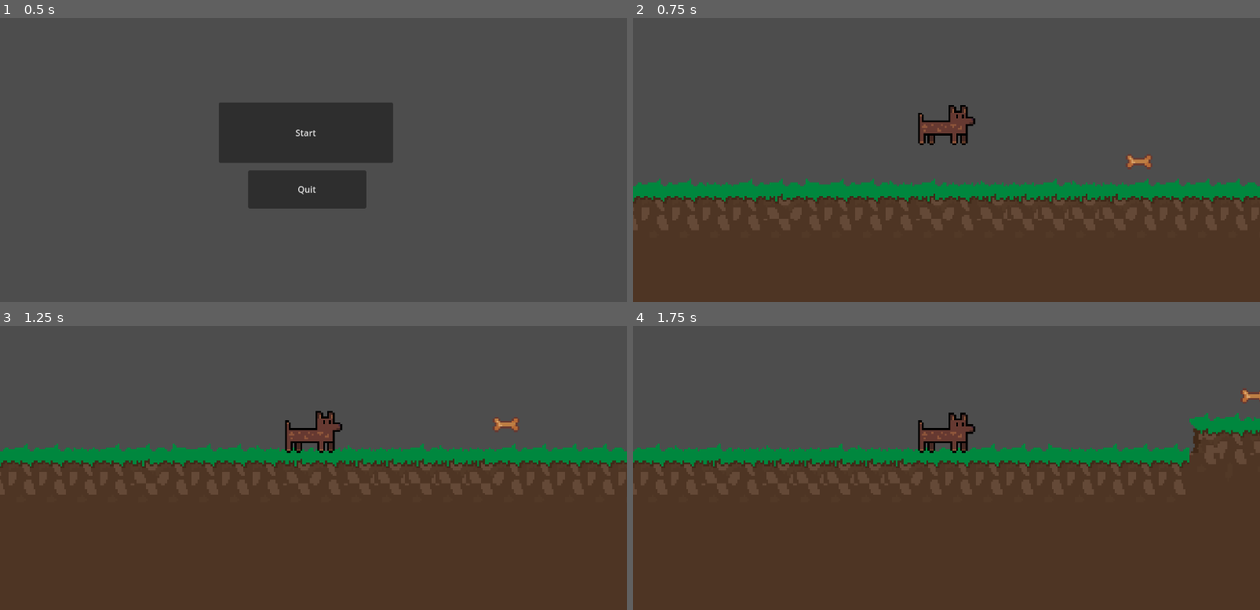
Above: before the commit, frames 1-4 (two rows, left to right).
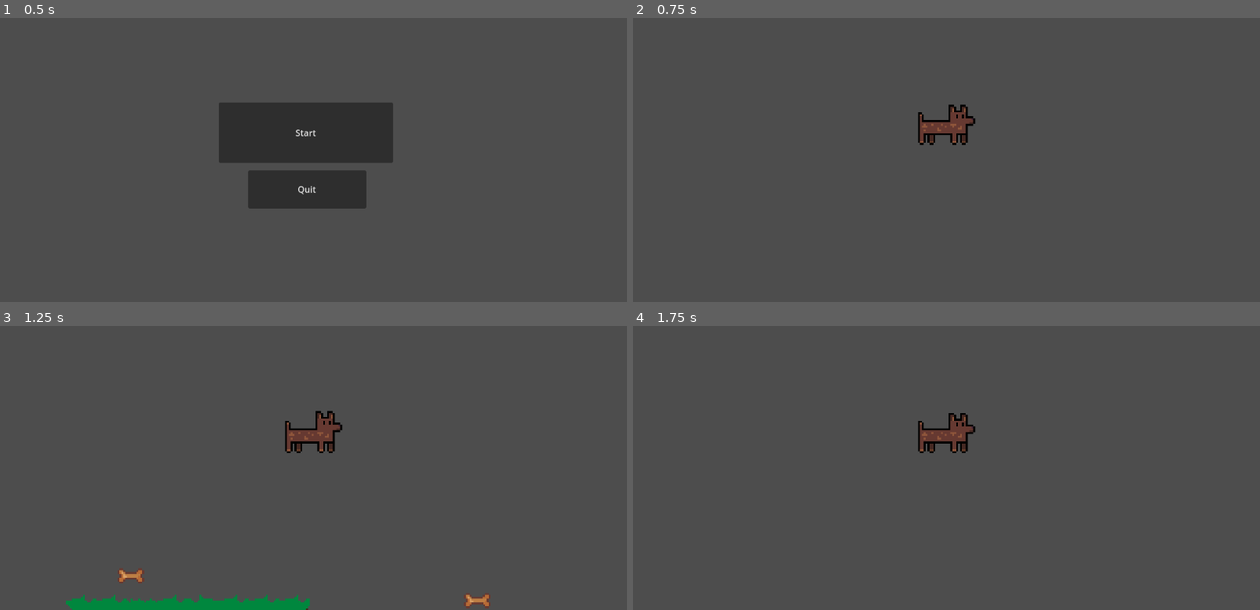
Above: after the commit, the same moments.

Repository: JhannerAlmeida/Dogo-Adventures
Game: Godot game, scene res://Scenes/main_menu.tscn
Two runs of this game, one before a commit and one after it. Both use one fixed random seed, a clock stepped at 60 frames per second and the inputs below.
Inputs:
- Up to frame 1 (0.5 s): no input
- Up to frame 2 (0.75 s): click "Start" at 0.5 s
- Up to frame 3 (1.25 s): no input
- Up to frame 4 (1.75 s): hold Right (ui_right) from 1.28 s (still down); hold R (resart) from 1.28 s (still down); tap Up (ui_up) at 1.52 s

Frame 1 is identical in both runs. In frame 2, 39% of the frame differs, in the area x 0-100%, y 30-100%; in frame 3, 54%; in frame 4, 55%, in the area x 0-100%, y 22-100%.

Commit message:
p
sf0jfgiopdahjp

Diff:
--- a/Levels/world.tscn
+++ b/Levels/world.tscn
@@ -986,7 +986,7 @@
 layer_0/tile_data = PackedInt32Array(1507337, 65536, 2, 1507338, 65536, 2, 1507339, 65536, 2, 1507340, 65536, 2, 150734 …(37647 unchanged characters)…
 
 [node name="CharacterBody2D" parent="." instance=ExtResource("3_ks8n1")]
-position = Vector2(48, 323)
+position = Vector2(418, 50)
 
 [node name="Platform" parent="." instance=ExtResource("7_vqnaq")]
 position = Vector2(2081, 372)
